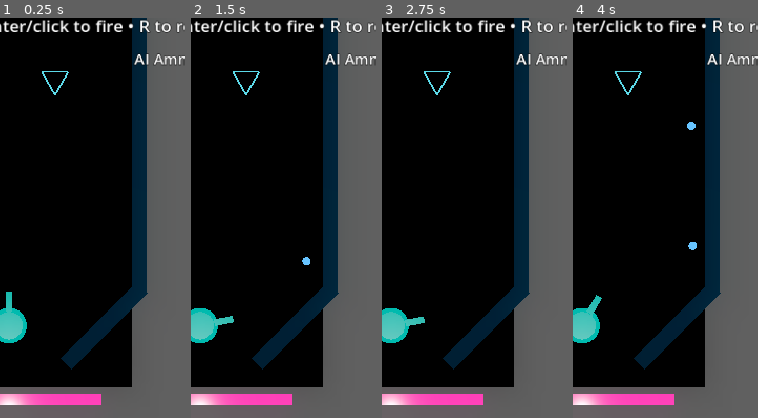
Above: before the commit, frames 1-4 (left to right).
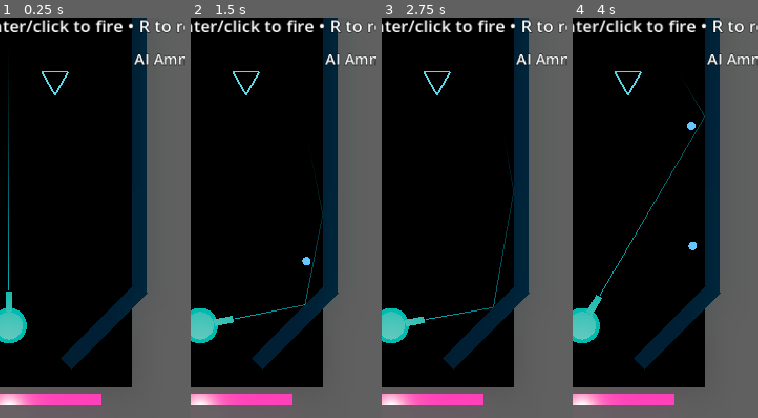
Above: after the commit, the same moments.

Repository: mchambers-mojang/sweet-vinegar-games
Game: Godot game, scene res://carom/scenes/carom_arena.tscn
Same seed, same stepped clock (60 frames per second), same inputs: the game is played once before the commit and once after it. This scene is started directly instead of the project's main scene.
Inputs (mouse positions are % of the whole screen's width and height, from its top left):
- Up to frame 1 (0.25 s): no input
- Up to frame 2 (1.5 s): tap Enter (ui_accept) at 0.5, 0.77, 1.25 s; move the mouse to (72, 45) at 0.52 s; hold Right (ui_right) 0.53-1.25 s; hold Shift 0.53-1.25 s; click (72, 45) at 0.67 s; drag from (30, 55) to (45, 70) at 1.27 s
- Up to frame 3 (2.75 s): tap Enter (ui_accept) at 2 s; move the mouse to (60, 28) at 2.02 s; hold Right (ui_right) from 2.03 s (still down); tap Ctrl at 2.1 s
- Up to frame 4 (4 s): release Right (ui_right) at 2.75 s; tap Enter (ui_accept) at 2.75, 3.5, 3.77 s; drag from (45, 70) to (20, 35) at 2.77 s; move the mouse to (80, 65) at 3.52 s; hold Left (ui_left) from 3.53 s (still down); tap C at 3.6 s
The pictures show only the part of the screen within x 48-98%, y 50-100%; the shares and areas given below are measured in that part.

The runs differ from the first frame. In frame 1, 0.3% of the frame differs, in the area x 4-5%, y 17-68%; in frame 2, 0.3%; in frame 3, 0.3%; in frame 4, 0.3%, in the area x 14-72%, y 18-70%.

Commit message:
Carom: add difficulty-scaled, distance-limited aim projection with ricochet tracing (#80)
* Initial plan

* feat(carom): add difficulty-scaled aim projection ricochet line

* fix(carom): address aim projection review feedback

* refactor(carom): polish aim projection implementation details

---------

Co-authored-by: copilot-swe-agent[bot] <198982749+Copilot@users.noreply.github.com>

Diff:
--- a/carom/scripts/carom_ai_difficulty.gd
+++ b/carom/scripts/carom_ai_difficulty.gd
@@ -32,6 +32,9 @@
 ## Base fire interval in seconds (before multiplier).
 @export var base_fire_interval: float = 1.0
 
+## Fraction of arena length shown for player aim projection (0 disables it).
+@export var aim_projection_distance: float = 0.35
+
 
 static func easy() -> CaromAIDifficulty:
 	var d := CaromAIDifficulty.new()
@@ -45,6 +48,7 @@
 	d.aim_tracking_speed = 0.5
 	d.reload_threshold = 1
 	d.base_fire_interval = 1.2
+	d.aim_projection_distance = 0.60
 	return d
 
 
@@ -60,6 +64,7 @@
 	d.aim_tracking_speed = 0.7
 	d.reload_threshold = 2
 	d.base_fire_interval = 1.0
+	d.aim_projection_distance = 0.35
 	return d
 
 
@@ -75,6 +80,7 @@
 	d.aim_tracking_speed = 0.9
 	d.reload_threshold = 3
 	d.base_fire_interval = 0.8
+	d.aim_projection_distance = 0.15
 	return d
 
 
@@ -90,6 +96,7 @@
 	d.aim_tracking_speed = 1.0
 	d.reload_threshold = 4
 	d.base_fire_interval = 0.65
+	d.aim_projection_distance = 0.0
 	return d
 
 
--- /dev/null
+++ b/carom/scripts/carom_aim_projection.gd
@@ -0,0 +1,107 @@
+class_name CaromAimProjection
+extends MeshInstance3D
+
+## Draws a distance-limited aim projection with wall ricochets.
+
+@export var wall_collision_mask: int = 2
+@export var max_bounces: int = 6
+@export var line_color: Color = Color(0.16, 0.95, 1.0, 0.55)
+
+const RICOCHET_OFFSET: float = 0.02
+
+var max_distance: float = 0.0
+var _immediate_mesh: ImmediateMesh = ImmediateMesh.new()
+var _material: StandardMaterial3D = StandardMaterial3D.new()
+
+
+func _ready() -> void:
+	mesh = _immediate_mesh
+	cast_shadow = GeometryInstance3D.SHADOW_CASTING_SETTING_OFF
+	_material.shading_mode = BaseMaterial3D.SHADING_MODE_UNSHADED
+	_material.transparency = BaseMaterial3D.TRANSPARENCY_ALPHA
+	_material.vertex_color_use_as_albedo = true
+	_material.emission_enabled = true
+	_material.emission = Color(line_color.r, line_color.g, line_color.b)
+	_material.emission_energy_multiplier = 1.0
+	material_override = _material
+	visible = false
+
+
+func set_max_distance(distance: float) -> void:
+	max_distance = maxf(0.0, distance)
+	if max_distance <= 0.0:
+		_clear_projection()
+
+
+func update_projection(origin_global: Vector3, direction_global: Vector3) -> void:
+	if max_distance <= 0.0:
+		_clear_projection()
+		return
+
+	if direction_global.length_squared() <= 0.0:
+		_clear_projection()
+		return
+	var direction := direction_global.normalized()
+
+	var points: Array[Vector3] = [to_local(origin_global)]
+	var space_state: PhysicsDirectSpaceState3D = get_world_3d().direct_space_state
+	var current_origin := origin_global
+	var remaining_distance := max_distance
+	var bounces := 0
+
+	while remaining_distance > 0.0:
+		if bounces >= max_bounces:
+			points.append(to_local(current_origin + direction * remaining_distance))
+			break
+
+		var end_point := current_origin + direction * remaining_distance
+		var query: PhysicsRayQueryParameters3D = PhysicsRayQueryParameters3D.create(current_origin, end_point, wall_collision_mask)
+		query.collide_with_areas = false
+		query.collide_with_bodies = true
+		var hit: Dictionary = space_state.intersect_ray(query)
+
+		if hit.is_empty():
+			points.append(to_local(end_point))
+			remaining_distance = 0.0
+			break
+
+		var hit_position := hit.get("position", end_point) as Vector3
+		var hit_normal := hit.get("normal", Vector3.UP) as Vector3
+		points.append(to_local(hit_position))
+
+		var traveled := current_origin.distance_to(hit_position)
+		remaining_distance = maxf(0.0, remaining_distance - traveled)
+		if remaining_distance <= 0.0:
+			break
+
+		var bounced_direction := direction.bounce(hit_normal)
+		if bounced_direction.length_squared() <= 0.0:
+			break
+		direction = bounced_direction.normalized()
+
+		current_origin = hit_position + direction * RICOCHET_OFFSET
+		bounces += 1
+
+	_draw_projection(points)
+
+
+func _draw_projection(points: Array[Vector3]) -> void:
+	_immediate_mesh.clear_surfaces()
+	if points.size() < 2:
+		visible = false
+		return
+
+	_immediate_mesh.surface_begin(Mesh.PRIMITIVE_LINE_STRIP, _material)
+	var max_index := points.size() - 1
+	for i in points.size():
+		var t := float(i) / float(max_index)
+		var alpha := lerpf(line_color.a, 0.0, t)
+		_immediate_mesh.surface_set_color(Color(line_color.r, line_color.g, line_color.b, alpha))
+		_immediate_mesh.surface_add_vertex(points[i])
+	_immediate_mesh.surface_end()
+	visible = true
+
+
+func _clear_projection() -> void:
+	_immediate_mesh.clear_surfaces()
+	visible = false
--- a/carom/scripts/carom_match_setup.gd
+++ b/carom/scripts/carom_match_setup.gd
@@ -47,6 +47,10 @@
 	var ai_difficulty := CaromAIDifficulty.get_preset(ai_difficulty_level)
 	ai_turret.setup_ai(ai_difficulty, pucks[0], player_turret, midfield_z, ai_goal_z)
 
+	var arena_length := absf(arena.north_goal.global_position.z - arena.south_goal.global_position.z)
+	player_turret.set_aim_projection_distance(arena_length * ai_difficulty.aim_projection_distance)
+	ai_turret.set_aim_projection_distance(0.0)
+
 
 func _cleanup() -> void:
 	if player_turret:
--- a/carom/scripts/carom_turret.gd
+++ b/carom/scripts/carom_turret.gd
@@ -26,6 +26,8 @@
 
 @export var team_color: Color = Color(0.16, 0.95, 1.0, 1.0)
 
+const AIM_PROJECTION_SCRIPT := preload("res://carom/scripts/carom_aim_projection.gd")
+
 var side: StringName = &"south"
 var current_ammo: int = 0
 var is_reloading: bool = false
@@ -35,6 +37,8 @@
 var _reload_timer: float = 0.0
 var _fire_cooldown_timer: float = 0.0
 var _rng: RandomNumberGenerator = RandomNumberGenerator.new()
+var _aim_projection: CaromAimProjection = null
+var _aim_projection_distance: float = 0.0
 
 ## Input provider (CaromHumanInput or CaromAI)
 var input: CaromTurretInput = null
@@ -50,6 +54,7 @@
 	current_ammo = clip_size
 	_update_rotation()
 	ammo_changed.emit(current_ammo, clip_size)
+	_ensure_aim_projection()
 	# Default to human input if not configured yet
 	if input == null and control_mode == ControlMode.HUMAN:
 		input = CaromHumanInput.new()
@@ -106,6 +111,7 @@
 
 	_process_reload(delta)
 	_update_rotation()
+	_update_aim_projection()
 
 
 func _unhandled_input(event: InputEvent) -> void:
@@ -113,6 +119,12 @@
 		return
 	if input is CaromHumanInput:
 		(input as CaromHumanInput).handle_input_event(event, aim_arc_degrees)
+
+func set_aim_projection_distance(distance: float) -> void:
+	_aim_projection_distance = maxf(0.0, distance)
+	_ensure_aim_projection()
+	if _aim_projection:
+		_aim_projection.set_max_distance(_aim_projection_distance)
 
 
 func try_fire() -> bool:
@@ -209,3 +221,21 @@
 
 func _update_rotation() -> void:
 	rotation_degrees = Vector3(0.0, base_yaw_degrees + aim_offset_degrees, 0.0)
+
+
+func _ensure_aim_projection() -> void:
+	if _aim_projection == null:
+		_aim_projection = AIM_PROJECTION_SCRIPT.new() as CaromAimProjection
+		if _aim_projection:
+			_aim_projection.name = "AimProjection"
+			add_child(_aim_projection)
+
+
+func _update_aim_projection() -> void:
+	if _aim_projection == null:
+		return
+	if _aim_projection_distance <= 0.0:
+		_aim_projection.visible = false
+		return
+	var direction := -projectile_spawn.global_transform.basis.z.normalized()
+	_aim_projection.update_projection(projectile_spawn.global_position, direction)
